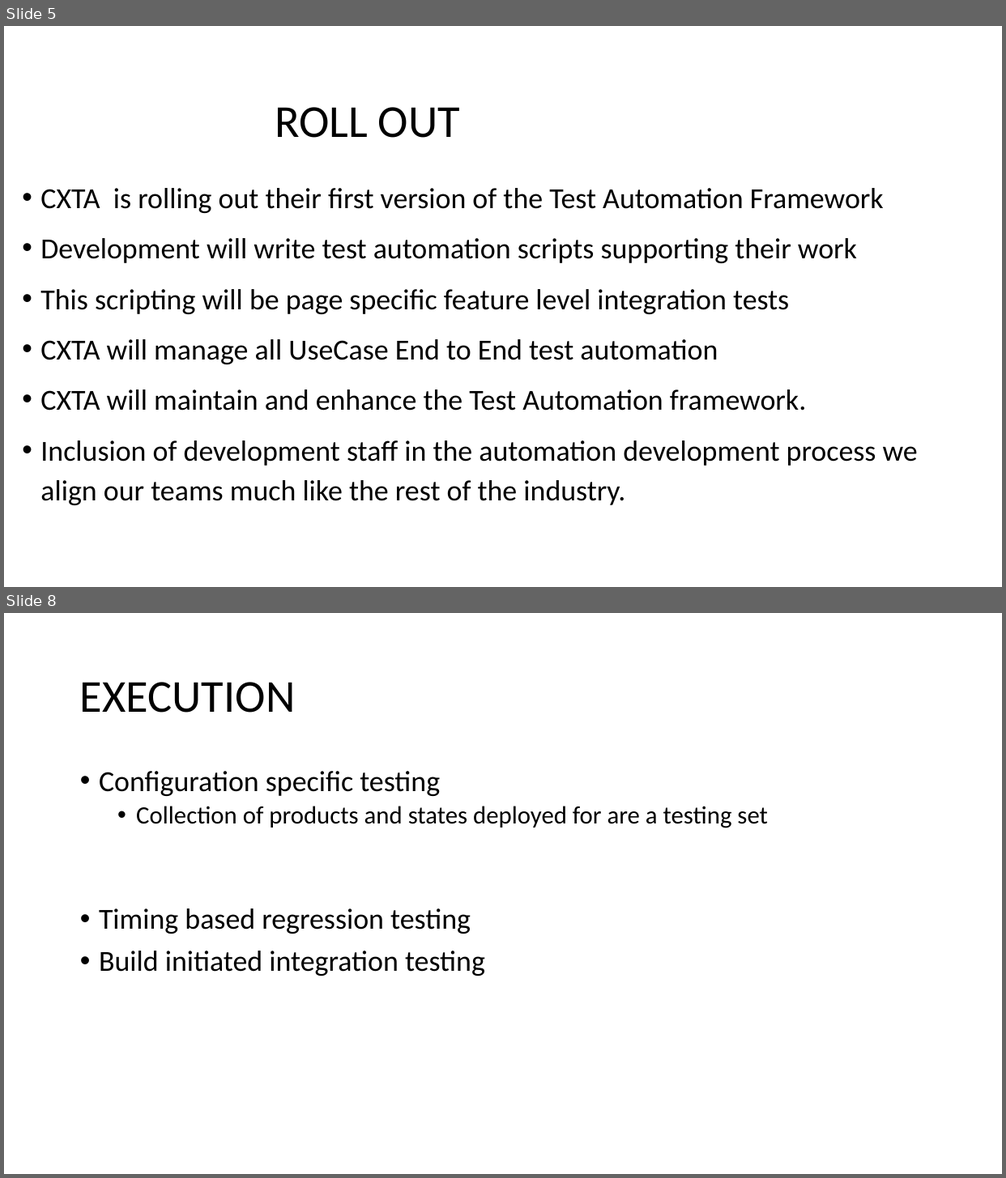
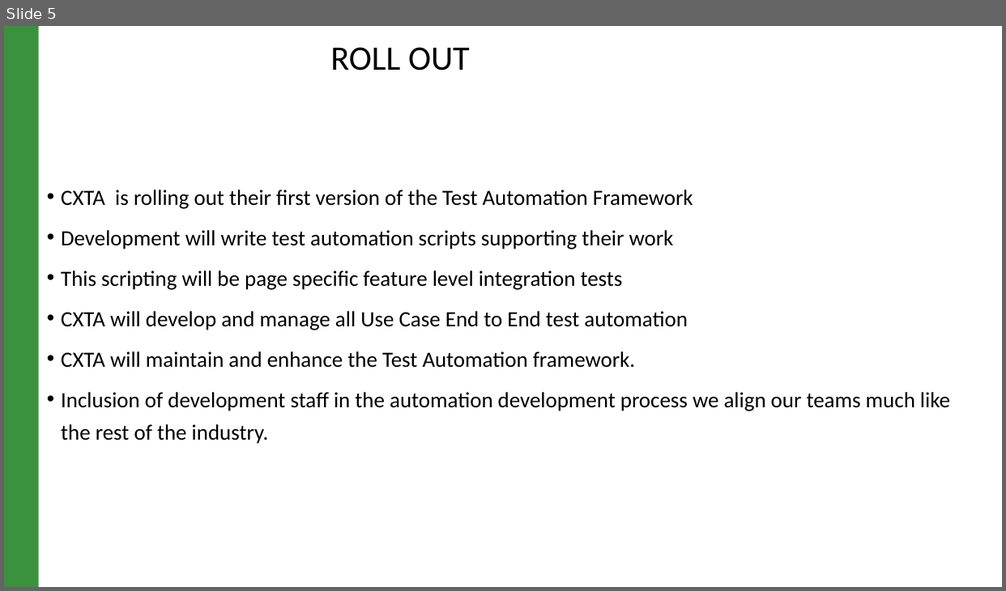
Before and after one commit to raghav9329/mainProf, a slide deck: CurrentWork_Delta/CX_StrategyPowerPoint.pptx. Shown one above the other, each under a label of ours: slides 5 and 8 before the commit, slide 5 after it; the slides between them are not shown. The pictures are 1006x1178 and 1006x591 pixels, drawn with LibreOffice and Linux fonts; fonts in the diff are those of the drawing. Boxes give left, top, right and bottom in pixels: in the first picture for what was removed or moved away, otherwise in the second. Text is boxed around its words. In the diff, an @@ line names an element or a change of style, - is before the commit and + after.

```diff
--- a/CurrentWork_Delta/CX_StrategyPowerPoint.pptx
+++ b/CurrentWork_Delta/CX_StrategyPowerPoint.pptx
@@ slide 8 removed at <box>4,613,1002,1174</box>, background #FFFFFF @@
@@ title removed at <box>80,682,296,713</box> @@
-EXECUTION
@@ text removed at <box>99,771,767,976</box> @@
-• Configuration specific testing
-  • Collection of products and states deployed for are a testing set
-• Timing based regression testing
-• Build initiated integration testing
@@ slide 5 changed as well @@
@@ rectangle added at <box>4,26,39,587</box>, fill #3A923D @@
@@ title "ROLL OUT": place and size @@
-title "ROLL OUT" at <box>275,107,460,138</box>
+title "ROLL OUT" at <box>330,47,470,71</box>
@@ title "ROLL OUT" at <box>330,47,470,71</box>: size 44 to 33 pt @@
@@ text "CXTA is rolling out their ...": place and size @@
-text "CXTA is rolling out their ..." at <box>40,188,918,506</box>
+text "CXTA is rolling out their ..." at <box>61,190,950,444</box>
@@ text at <box>61,190,950,444</box>: size 28 to 21 pt in "CXTA is rolling out their first version ...", "Development will write test automation scripts supporting ...", "This scripting will be page specific feature ...", "CXTA will maintain and enhance the Test ..." and 1 more places; indent changed; line spacing 1.15 to 1.25; less space between paragraphs @@
@@ text at <box>61,311,688,331</box>: text changed; size 28 to 21 pt @@
-• CXTA will manage all UseCase End to End test automation
+• CXTA will develop and manage all Use Case End to End test automation
```
Also in this commit, not shown: 4 other slides changed, 8 slides added, 4 other slides removed, 14 other files.
